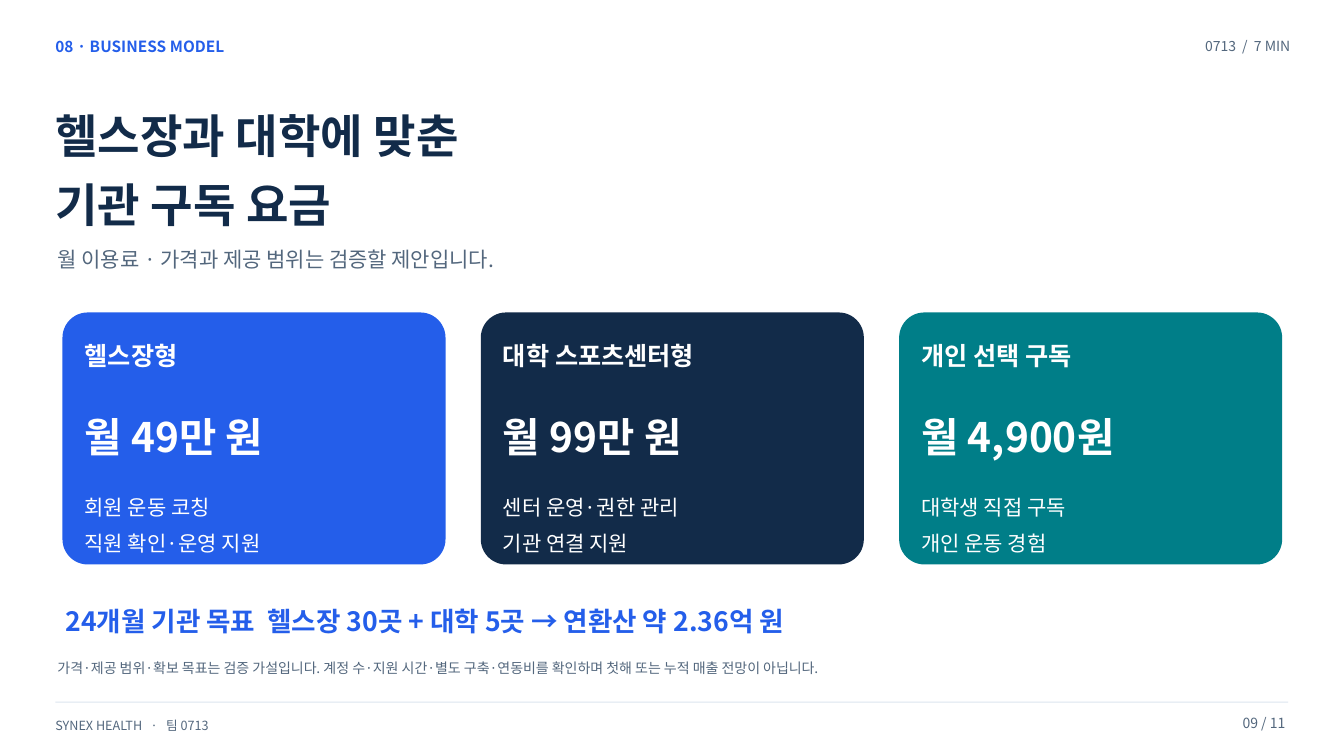
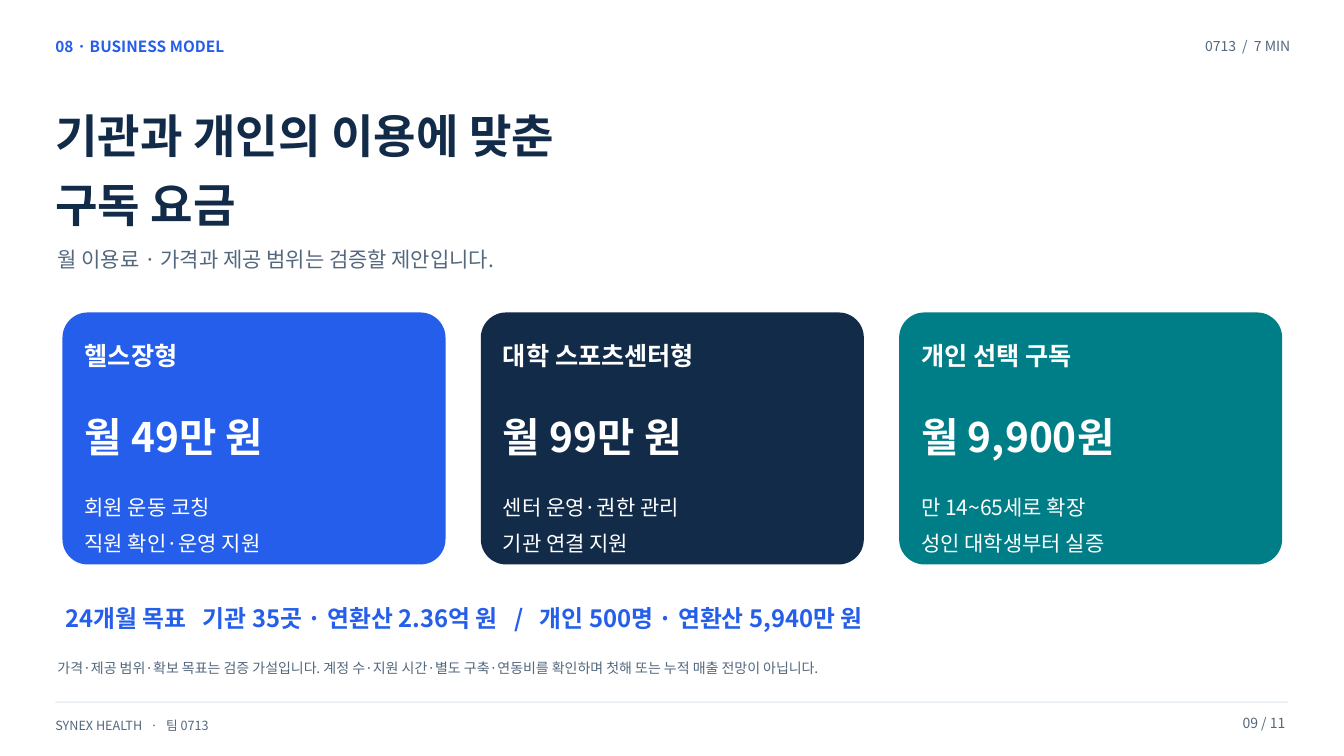
Before and after one commit to hundol047/Synex-Health, a slide deck: slide 9 of docs/pitch-0713/files/Synex_0713_7min.pptx. Drawn at 1344x756 pixels with LibreOffice and Linux fonts; fonts in the diff are those of the drawing. Boxes give left, top, right and bottom in pixels: in the first picture for what was removed or moved away, otherwise in the second. Text is boxed around its words. In the diff, an @@ line names an element or a change of style, - is before the commit and + after.

```diff
--- a/docs/pitch-0713/files/Synex_0713_7min.pptx
+++ b/docs/pitch-0713/files/Synex_0713_7min.pptx
@@ text at (x1=55, y1=114, x2=554, y2=227): text changed @@
-헬스장과 대학에 맞춘
-기관 구독 요금
+기관과 개인의 이용에 맞춘
+구독 요금
@@ text at (x1=921, y1=418, x2=1115, y2=461): text changed @@
-월 4,900원
+월 9,900원
@@ text at (x1=921, y1=497, x2=1105, y2=553): text changed @@
-대학생 직접 구독
-개인 운동 경험
+만 14~65세로 확장
+성인 대학생부터 실증
@@ text at (x1=65, y1=607, x2=863, y2=632): text changed; size 19 to 17 pt @@
-24개월 기관 목표 헬스장 30곳 + 대학 5곳 → 연환산 약 2.36억 원
+24개월 목표 기관 35곳 · 연환산 2.36억 원 / 개인 500명 · 연환산 5,940만 원
```
Also in this commit, not shown: 1 other slide changed, 15 other files.
